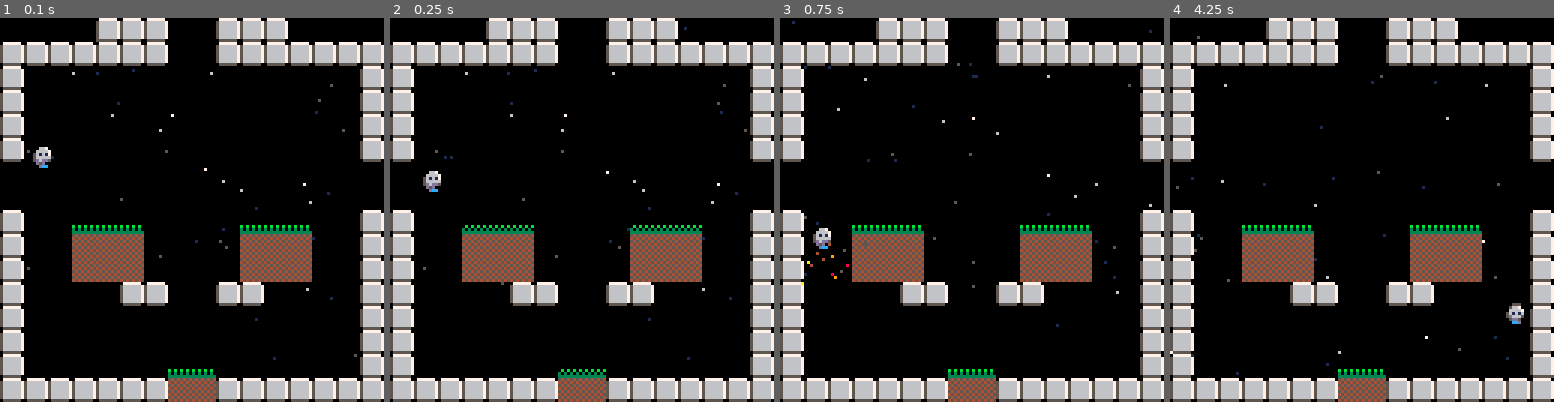
Above: before the commit, frames 1-4 (left to right).
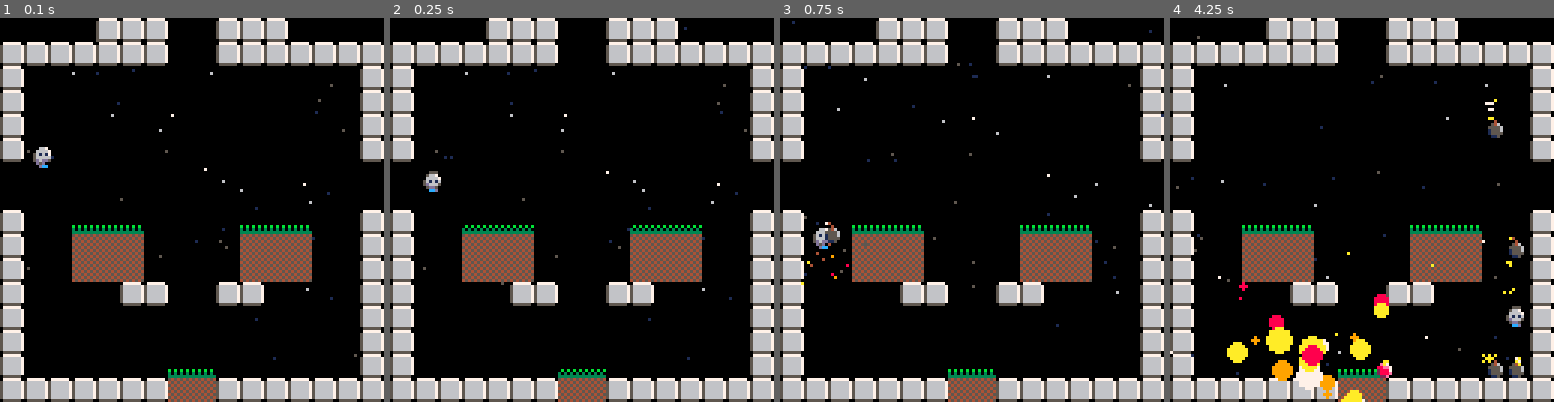
Above: after the commit, the same moments.

Repository: lkingsford/pico8-projects
Game: PICO-8 cartridge plat1.p8
Same seed, same stepped clock (60 frames per second), same inputs: the game is played once before the commit and once after it.
Inputs:
- Up to frame 1 (0.1 s): no input
- Up to frame 2 (0.25 s): no input
- Up to frame 3 (0.75 s): tap X (X key) at 0.33 s; tap O (Z key) at 0.7 s
- Up to frame 4 (4.25 s): tap X (X key) at 1.07, 1.85, 2.97, 4.08 s; hold Right 1.6-2.1 s; tap O (Z key) every 0.4 s from 1.7 to 4.1 s; hold Up 2.15-2.42 s; hold Right 2.47-3.03 s; hold Left 3.08-3.58 s; hold Down 3.63-3.97 s; hold Right from 4.02 s (still down)

Frame 1 is identical in both runs. In frame 2, 0.1% of the frame differs, in the area x 8-14%, y 39-46%; in frame 3, 0.1%; in frame 4, 3.6%, in the area x 12-93%, y 21-100%.

Commit message:
Explosion animated badly

Diff:
--- a/plat1.p8
+++ b/plat1.p8
@@ -22,18 +22,19 @@
 function draw_actors()
 	for a in all(actors) do
 		if fget(a.sprite, 0) then -- x dependent animated
-			a.sprite = 2 + (a.x/4) % 2
+			a.sprite = 2 + (a.x/4 + anim_f) % 2
 		end
 		local w = a.w or 1
 		local h = a.h or 1
 		spr(a.sprite, a.x, a.y,w,h,a.flip)
-		-- Draw raparound
+		-- Draw wraparound
 		if (a.x > 120) then
 			spr(a.sprite, a.x - 127, a.y,w,h,a.flip)
 		end
 		if (a.y > 120) then
 			spr(a.sprite, a.x, a.y - 127,w,h,a.flip)
 		end
+		a.draw_logic(a)
 		a.colx = false
 		a.coly = false
 	end
@@ -147,7 +148,9 @@
 			end
 		end
 		-- Friction
-		a.dx *= 0.8
+		if a.on_floor then
+			a.dx *= 0.8
+		end
 		if abs(a.dy) > 0 then a.on_floor = false end
 		a.logic(a)
 		-- Wraparound (breaks collision)
@@ -162,8 +165,8 @@
 	local l = btn(0, p)
 	local r = btn(1, p)
 	--local u = btn(2, p)
-	--local d = btn(3, p)
-	--local o = btn(4, p)
+	local d = btn(3, p)
+	local o = btnp(4, p)
 	local x = btnp(5, p)
 	local accel = .75
 	local max = 4
@@ -177,6 +180,9 @@
 	end
 	if x then
 		jump(actor)
+	end
+	if o then
+		bomb(actor, d)
 	end
 	--actor.dx = mid(-max,actor.dx,max)
 end
@@ -194,6 +200,94 @@
 	end
 end
 
+function bomb(actor, drop)
+	local b = new_actor(66,bomb_update,bomb_draw)
+	b.x = actor.x
+	b.y = actor.y
+	if drop then
+		b.dx = actor.dx
+		b.dy = actor.dy
+	else
+		b.dx = actor.dx + sgn(actor.dx) * 3
+		b.dy = actor.dy - 4
+	end
+	b.wick = {{2,1},{3,1},{4,2},{4,3}}
+	b.t = 60
+	b.max_t = b.t
+	b.t_per_wick = b.t/#b.wick
+	b.t_next_wick = b.t_per_wick
+	b.r = 3
+	add(actors, b)
+end
+
+function bomb_update(b)
+	b.t -= 1
+	b.t_next_wick -= 1
+	if b.t_next_wick <= 0 then
+		b.t_next_wick = b.t_per_wick
+		del(b.wick, b.wick[1])
+	end
+	if b.t <= 0 then
+		del(actors, b)
+		explode(b)
+	end
+end
+
+function explode(b)
+	local high = 12
+	local low = 0
+	for i = high, low, -0.25 do
+		local p = {}
+		p.draw = draw_explode_part
+		p.update = update_basic_part
+		p.x = b.x + rnd(i/2) - (i/4)
+		p.y = b.y + rnd(i/2) - (i/4)
+		p.r = rnd(high - i) / 2
+		p.c = rnd({7,8,8,9,9,9,10,10,10,10})
+		theta = atan2(b.x-p.x, b.y-p.y)
+		p.dx = i * sin(theta)
+		p.dy = i * cos(theta)
+		p.t = rnd(high-i) * 2
+		p.gravity = true
+		add(fore_parts, p)
+	end
+end
+
+function draw_explode_part(p)
+	circfill(p.x, p.y, p.r, p.c)
+end
+
+function bomb_draw(b)
+	if #b.wick == 0 then return end
+	for p in all(b.wick) do
+		pset(b.x + p[1], b.y + p[2], 4)
+	end
+
+	-- Spark
+	for i = 0,3 do
+		p={}
+		p.draw = draw_basic_part
+		p.update = update_basic_part
+		p.x = b.wick[1][1] + b.x
+		p.y = b.wick[1][2] + b.y
+		p.t = 2
+		p.c = rnd({10,10,7})
+		p.dx = rnd(1)-.5
+		p.dy = rnd(1)-.5
+		p.gravity = true
+		add(fore_parts, p)
+	end
+
+	-- Flashing bomb
+	if b.t > b.max_t/3 and b.t < (b.max_t / 3) * 2 then
+		b.sprite = 66 + (b.t / 5) % 2
+	elseif b.t > 10 and b.t < b.max_t / 3 then
+		b.sprite = 66 + (b.t / 2) % 2
+	elseif b.t < 10 then
+		b.sprite = 67
+	end
+end
+
 function none(actor)
 	-- Do nothing
 end
@@ -246,10 +340,13 @@
 	oy=0
 end
 
-function new_actor(sprite, logic)
+function new_actor(sprite, logic, draw_logic)
+	logic = logic or none
+	draw_logic = draw_logic or none
 	local a = {}
 	a.sprite = sprite
 	a.logic = logic
+	a.draw_logic = draw_logic
 	a.x = 0
 	a.y = 0
 	a.dx = 0
@@ -304,13 +401,13 @@
 00000000000000000000000000000000000000000000000000000000000000000000000000000000000000000000000000000000000000000000000000888880
 00000000000000000000000000000000000000000000000000000000000000000000000000000000000000000000000000000000000000000000000000000000
 00000000000000000000000000000000000000000000000000000000000000000000000000000000000000000000000000000000000000000000000000000000
-0e000e00060006000044000000000000000000000000000000000000000000000000000000000000000000000000000000000000000000000000000000000000
-28e028e01c601c600000400000000000000000000000000000000000000000000000000000000000000000000000000000000000000000000000000000000000
-88828880ccc1ccc00005460000000000000000000000000000000000000000000000000000000000000000000000000000000000000000000000000000000000
-088888000ccccc000055556000000000000000000000000000000000000000000000000000000000000000000000000000000000000000000000000000000000
-0288820001ccc1000015556000000000000000000000000000000000000000000000000000000000000000000000000000000000000000000000000000000000
-00288000001cc0000015555000000000000000000000000000000000000000000000000000000000000000000000000000000000000000000000000000000000
-00020000000100000001150000000000000000000000000000000000000000000000000000000000000000000000000000000000000000000000000000000000
+0e000e00060006000000000000000000000000000000000000000000000000000000000000000000000000000000000000000000000000000000000000000000
+28e028e01c601c600000000000000000000000000000000000000000000000000000000000000000000000000000000000000000000000000000000000000000
+88828880ccc1ccc000055600000e7700000000000000000000000000000000000000000000000000000000000000000000000000000000000000000000000000
+088888000ccccc00005555600088ee70000000000000000000000000000000000000000000000000000000000000000000000000000000000000000000000000
+0288820001ccc1000015556000288870000000000000000000000000000000000000000000000000000000000000000000000000000000000000000000000000
+00288000001cc00000155550002888e0000000000000000000000000000000000000000000000000000000000000000000000000000000000000000000000000
+00020000000100000001150000022e00000000000000000000000000000000000000000000000000000000000000000000000000000000000000000000000000
 
 
 
